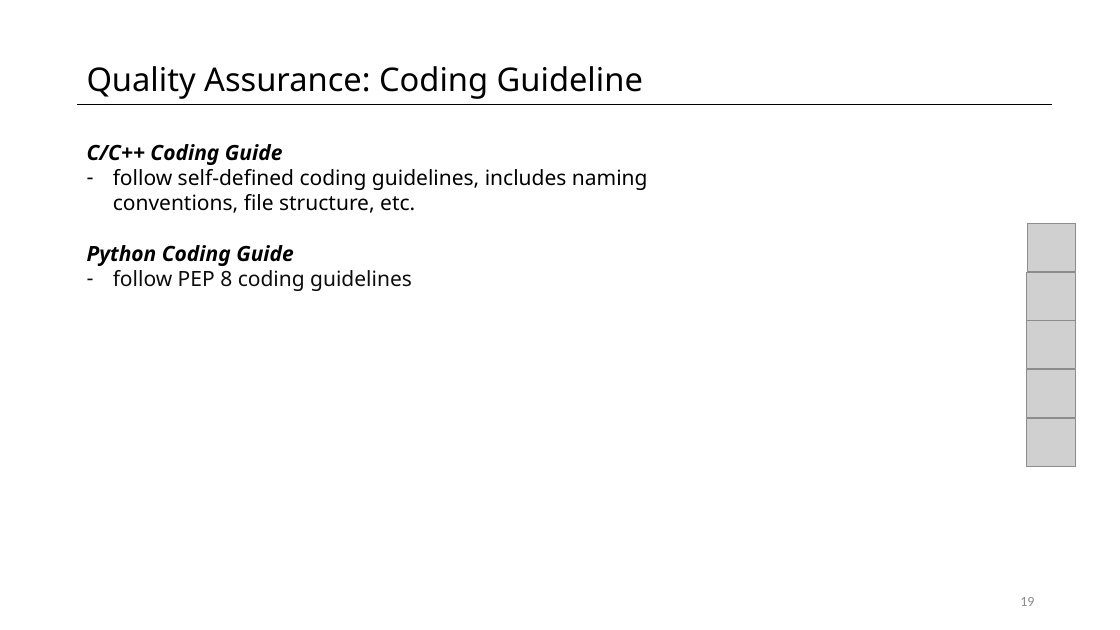
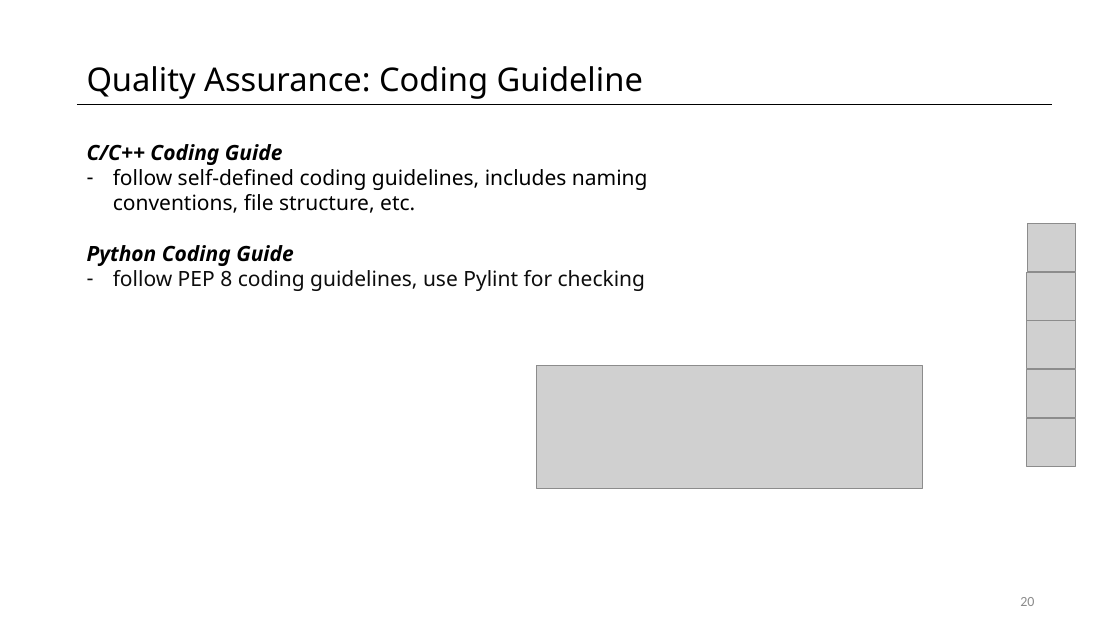
Before and after one commit to fpedd/ees-pees, a slide deck: slide 20 of orga/milestone_presentations/MP2.pptx (slide 19 before the commit). Drawn at 1120x630 pixels with LibreOffice and Linux fonts; fonts in the diff are those of the drawing; grey boxes stand for pictures. Boxes give left, top, right and bottom in pixels: in the first picture for what was removed or moved away, otherwise in the second. Text is boxed around its words. In the diff, an @@ line names an element or a change of style, - is before the commit and + after.

```diff
--- a/orga/milestone_presentations/MP2.pptx
+++ b/orga/milestone_presentations/MP2.pptx
@@ text at (113, 270, 645, 291): text changed @@
-– follow PEP 8 coding guidelines
+– follow PEP 8 coding guidelines, use Pylint for checking
@@ picture added at (537, 365, 923, 489) @@
@@ page number at (1020, 597, 1034, 606): text changed @@
-19
+20
```
Also in this commit, not shown: 1 other slide changed, 1 slide added.
